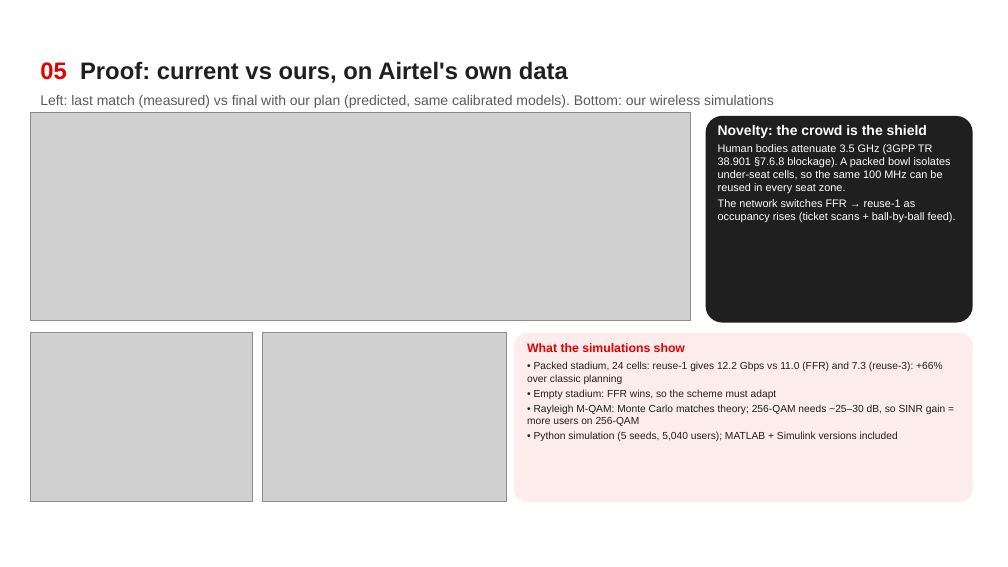
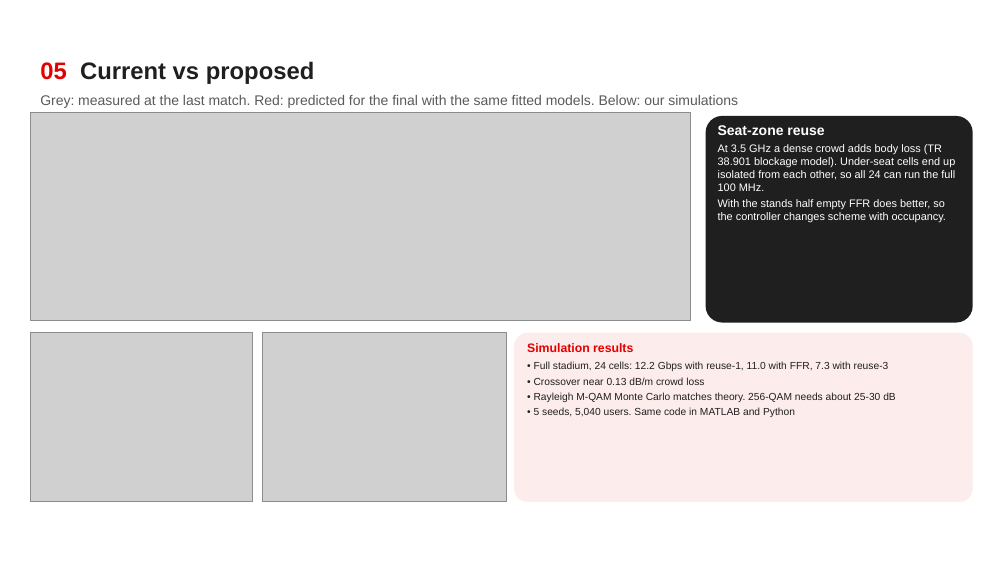
Before and after one commit to ShreyaNarasimhaKamath/Airtel_Synq_Hackathon-, a slide deck: slide 6 of Airtel_Sync_Stadium_Surge.pptx. Drawn at 1008x567 pixels with LibreOffice and Linux fonts; fonts in the diff are those of the drawing; grey boxes stand for pictures; background and template pictures are left out. Boxes give left, top, right and bottom in pixels: in the first picture for what was removed or moved away, otherwise in the second. Text is boxed around its words. In the diff, an @@ line names an element or a change of style, - is before the commit and + after.

Commit message:
Rewrite deck and README text, fuller competitive analysis, updated figures

```diff
--- a/Airtel_Sync_Stadium_Surge.pptx
+++ b/Airtel_Sync_Stadium_Surge.pptx
@@ text at box(40, 61, 315, 84): text changed @@
-05 Proof: current vs ours, on Airtel's own data
+05 Current vs proposed
@@ text at box(40, 95, 738, 108): text changed @@
-Left: last match (measured) vs final with our plan (predicted, same calibrated models). Bottom: our wireless simulations
+Grey: measured at the last match. Red: predicted for the final with the same fitted models. Below: our simulations
@@ text at box(718, 125, 955, 223): text changed @@
-Novelty: the crowd is the shield
-Human bodies attenuate 3.5 GHz (3GPP TR 38.901 §7.6.8 blockage). A packed bowl isolates under-seat cells, so the same 100 MHz can be reused in every seat zone.
-The network switches FFR → reuse-1 as occupancy rises (ticket scans + ball-by-ball feed).
+Seat-zone reuse
+At 3.5 GHz a dense crowd adds body loss (TR 38.901 blockage model). Under-seat cells end up isolated from each other, so all 24 can run the full 100 MHz.
+With the stands half empty FFR does better, so the controller changes scheme with occupancy.
@@ text at box(527, 343, 896, 417): text changed @@
-What the simulations show
-• Packed stadium, 24 cells: reuse-1 gives 12.2 Gbps vs 11.0 (FFR) and 7.3 (reuse-3): +66% over classic planning
-• Empty stadium: FFR wins, so the scheme must adapt
-• Rayleigh M-QAM: Monte Carlo matches theory; 256-QAM needs ~25–30 dB, so SINR gain = more users on 256-QAM
-• Python simulation (5 seeds, 5,040 users); MATLAB + Simulink versions included
+Simulation results
+• Full stadium, 24 cells: 12.2 Gbps with reuse-1, 11.0 with FFR, 7.3 with reuse-3
+• Crossover near 0.13 dB/m crowd loss
+• Rayleigh M-QAM Monte Carlo matches theory. 256-QAM needs about 25-30 dB
+• 5 seeds, 5,040 users. Same code in MATLAB and Python
```
Also in this commit, not shown: 7 other slides changed, 5 other files.
